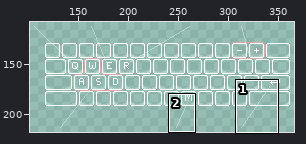
Pixel-art file, stored at ase/guide.aseprite. The first picture is a wide view before the edit; the outline marks the close-up.
Close-up. Before:
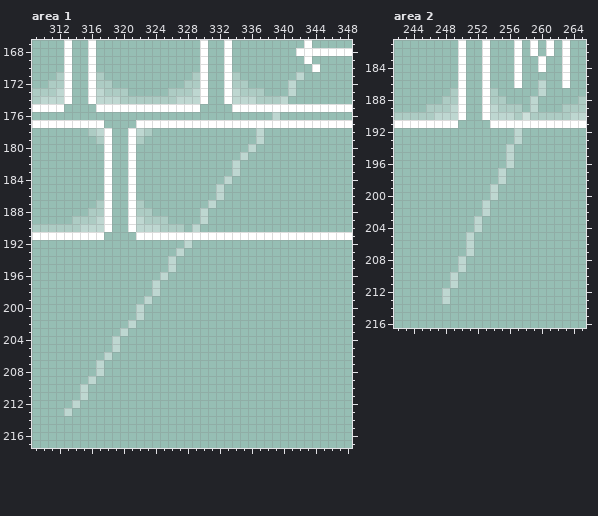
480x320 pixels, 1 frame. Colours within 5 levels of each other are drawn and written as one. Shown: area 1: x 309..348, y 167..217; area 2: x 242..265, y 181..216. The wide view leaves out empty margins. The commit also changed other parts of the picture, which this record leaves out.
The result:
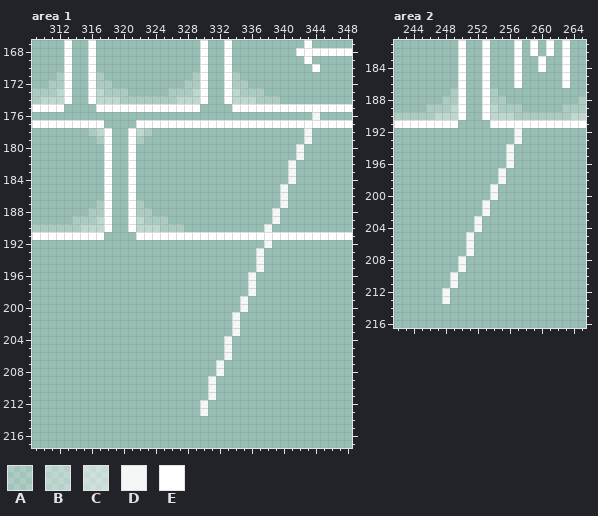
Palette (. is transparent): A #ffffff37  B #ffffff62  C #ffffff86  D #ffffffe3  E #ffffff
Change:
layer "Group 1/newhints" now hidden
layer "Group 1/newerhints" opacity 89% added
Area 1:
The edit adds colour D in row 176 at x 344; in rows 178 to 179 at x 343; in rows 180 to 181 at x 342; in rows 182 to 184 at x 341; in rows 185 to 187 at x 340; in rows 188 to 189 at x 339.
The edit adds colour D in row 190 at x 338; in row 192 at x 338; in rows 193 to 195 at x 337; in rows 196 to 198 at x 336; in rows 199 to 200 at x 335; in rows 201 to 203 at x 334.
The edit adds colour D in rows 204 to 206 at x 333; in rows 207 to 208 at x 332; in rows 209 to 211 at x 331; in rows 212 to 213 at x 330.
The edit erases colour B in row 171 at x 342; in rows 172 to 173 at x 341; in row 174 at x 340; in row 176 at x 339; in rows 178 to 179 at x 337; in row 180 at x 336.
The edit erases colour B in row 181 at x 335; in rows 182 to 183 at x 334; in row 184 at x 333; in rows 185 to 186 at x 332; in row 187 at x 331; in rows 188 to 189 at x 330.
The edit erases colour B in row 190 at x 329; in row 192 at x 328; in row 193 at x 327; in rows 194 to 195 at x 326; in row 196 at x 325; in rows 197 to 198 at x 324.
The edit erases colour B in row 199 at x 323; in rows 200 to 201 at x 322; in row 202 at x 321; in row 203 at x 320; in rows 204 to 205 at x 319; in row 206 at x 318.
The edit erases colour B in rows 207 to 208 at x 317; in row 209 at x 316; in rows 210 to 211 at x 315; in row 212 at x 314; in row 213 at x 313.
Area 2:
Colour C gives way to colour A in row 190 at x 258.
Colour B gives way to colour D in rows 192 to 193 at x 257; in rows 194 to 196 at x 256; in rows 197 to 198 at x 255; in rows 199 to 200 at x 254; in rows 201 to 202 at x 253; in rows 203 to 204 at x 252.
Colour B gives way to colour D in rows 205 to 207 at x 251; in rows 208 to 209 at x 250; in rows 210 to 211 at x 249; in rows 212 to 213 at x 248.
The edit erases colour B in rows 186 to 187 at x 260; in rows 188 to 189 at x 259.
